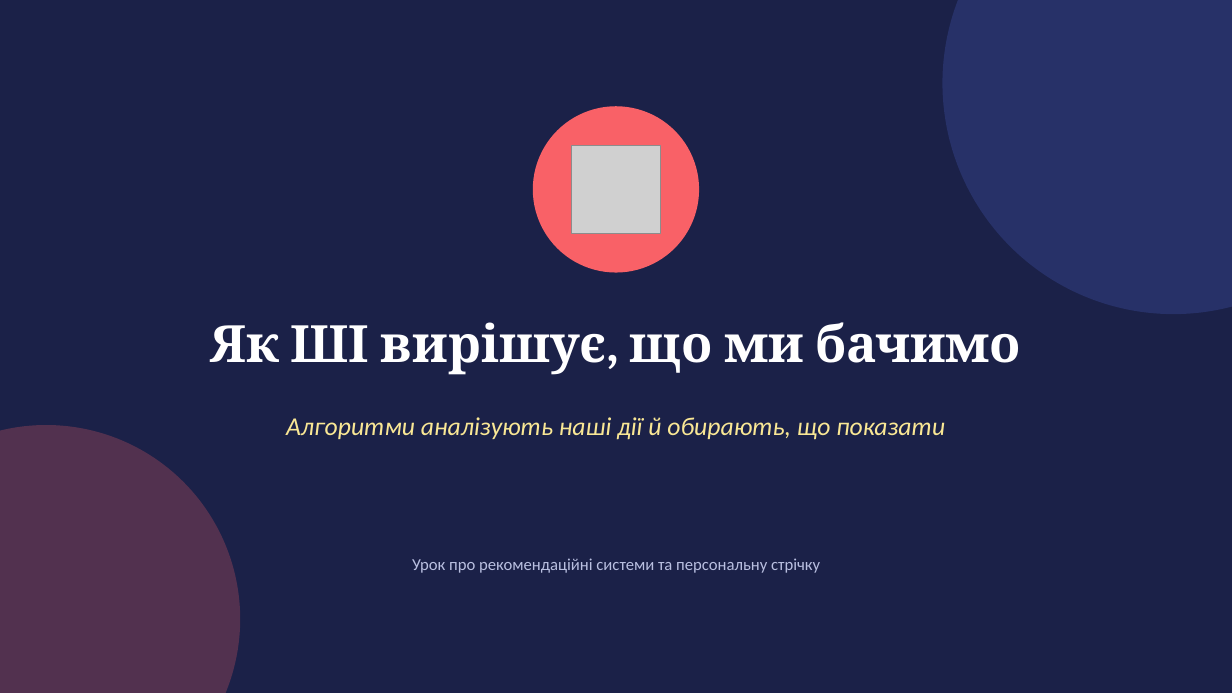
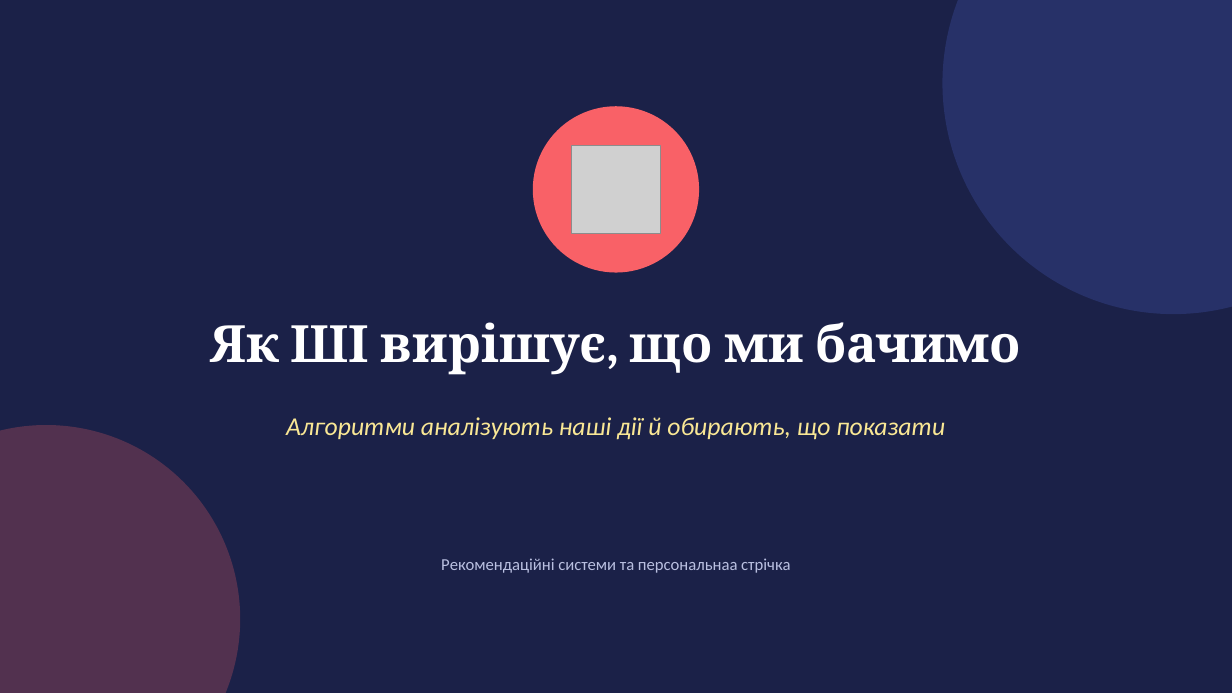
Before and after one commit to dmitriy-shtefan/web-design-2026, a slide deck: slide 3 of заняття_6/Як ШІ вирішує, що ми бачимо.pptx (slide 1 before the commit). Drawn at 1232x693 pixels with LibreOffice and Linux fonts; fonts in the diff are those of the drawing; grey boxes stand for pictures. Boxes give left, top, right and bottom in pixels: in the first picture for what was removed or moved away, otherwise in the second. Text is boxed around its words. In the diff, an @@ line names an element or a change of style, - is before the commit and + after.

```diff
--- a/заняття_6/Як ШІ вирішує, що ми бачимо.pptx
+++ b/заняття_6/Як ШІ вирішує, що ми бачимо.pptx
@@ text at (441,558,791,573): text changed @@
-Урок про рекомендаційні системи та персональну стрічку
+Рекомендаційні системи та персональнаа стрічка
```
Also in this commit, not shown: 3 other slides changed, 2 slides added, 14 other files.
